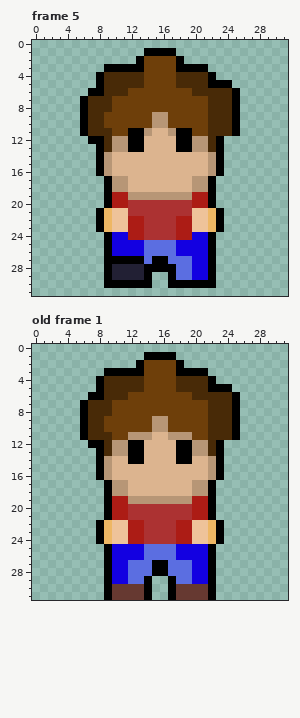
Two versions of one animated GIF sprite, anim/personage_down.gif. The picture above is the old version.
The file is 32x32 pixels, 5 frames. Shown: frame 5, old frame 1. The commit also changed other frames, which this record leaves out.
After the commit:
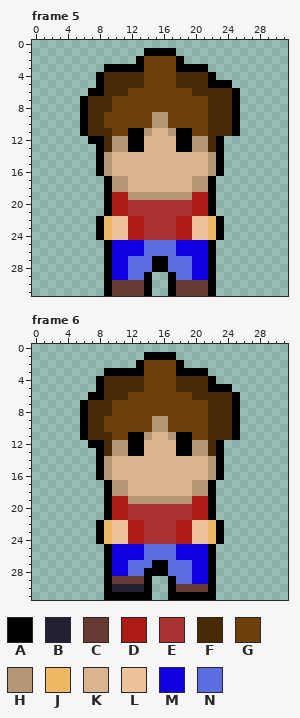
Palette (. is transparent): A #000000  B #222034  C #663931  D #ac1c15  E #ac3232  F #482a07  G #6e3f0a  H #b79676  J #eeb764  K #dcb48f  L #eec39a  M #1300e1  N #5b6ee1
A new or re-ordered frame is compared with the old frame closest to it.
The exact change:
{"change": "frames 5 -> 8"}
{"where": "frame 5"}
{"frame":5,"y":21,"x":8,"old":"AJLL","new":".ADD"}
{"frame":5,"y":21,"x":20,"old":"LLJA","new":"DDA."}
{"frame":5,"y":24,"x":8,"old":".AMM","new":"AJLL"}
{"frame":5,"y":24,"x":20,"old":"MMA.","new":"LLJA"}
{"frame":5,"y":27,"x":10,"old":"AAAA","new":"MMNN"}
{"frame":5,"y":28,"x":10,"old":"BBBBA","new":"MMNNN"}
{"frame":5,"y":28,"x":17,"old":"A","new":"N"}
{"frame":5,"y":29,"x":10,"old":"BBBB","new":"MMNN"}
{"frame":5,"y":30,"x":10,"old":"AAAA","new":"CCCC"}
{"frame":5,"y":30,"x":18,"old":"AAAA","new":"CCCC"}
{"frame":5,"y":31,"x":9,"old":"......","new":"ACCCCA"}
{"frame":5,"y":31,"x":17,"old":"......","new":"ACCCCA"}
{"where": "frame 6 is new; against old frame 1"}
{"frame":6,"y":11,"x":12,"old":"HH","new":"AA"}
{"frame":6,"y":11,"x":18,"old":"HH","new":"AA"}
{"frame":6,"y":14,"x":12,"old":"AA","new":"KK"}
{"frame":6,"y":14,"x":18,"old":"AA","new":"KK"}
{"frame":6,"y":28,"x":14,"old":"N","new":"A"}
{"frame":6,"y":29,"x":10,"old":"MMNN","new":"CCCC"}
{"frame":6,"y":30,"x":10,"old":"CCCC","new":"BBBB"}
{"frame":6,"y":31,"x":10,"old":"CCCC","new":"AAAA"}
{"frame":6,"y":31,"x":18,"old":"CCCC","new":"AAAA"}
